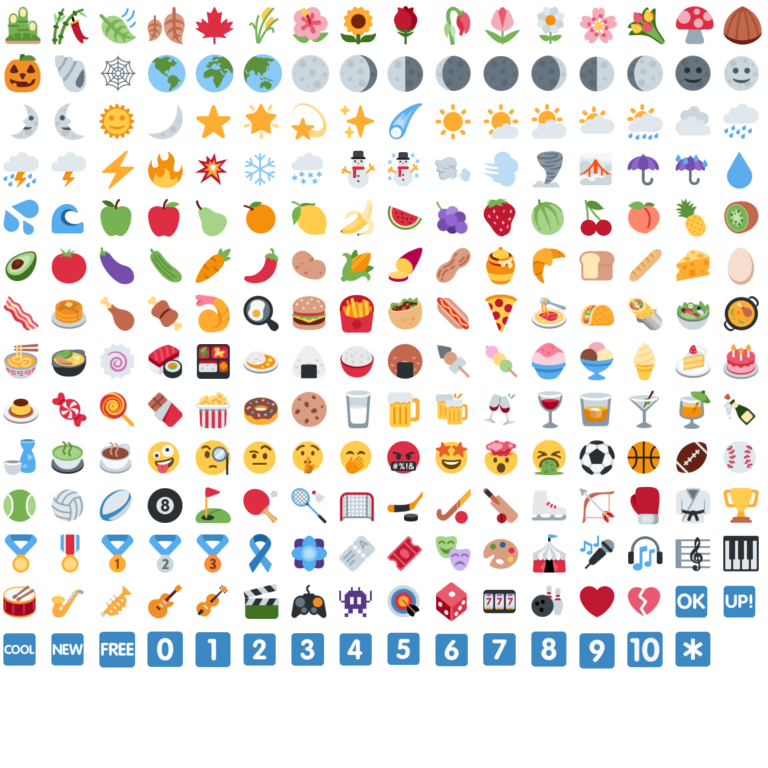
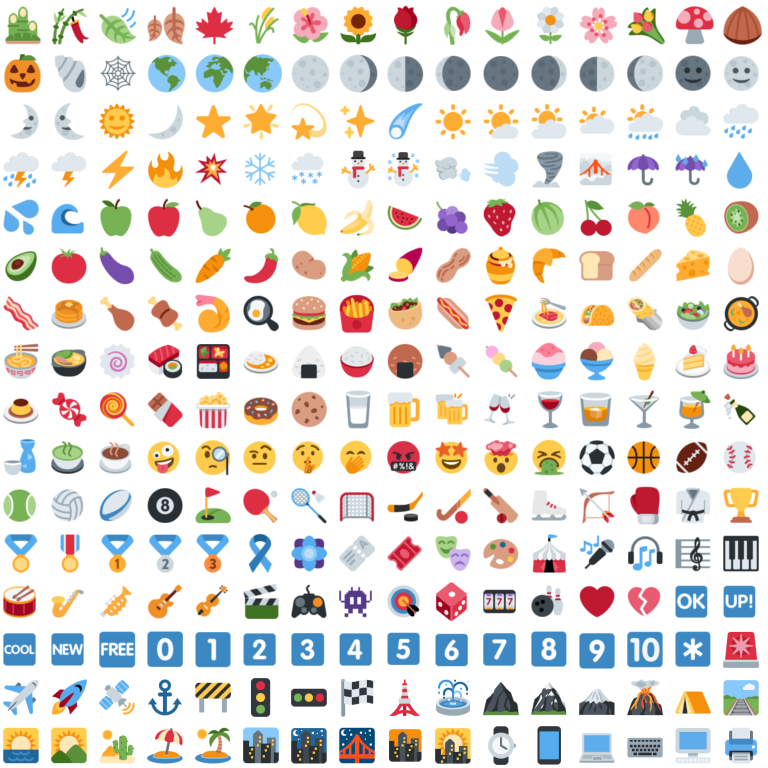
Revision of a layered 768 x 768 image; what changed, layer by layer:
added layer ":printer:" above ":desktop_computer:" over [725, 727, 758, 764]
added layer ":desktop_computer:" above ":keyboard:" over [675, 727, 711, 764]
added layer ":city_sunrise:" above ":bridge_at_night:" over [435, 728, 471, 764]
added layer ":bridge_at_night:" above ":night_with_stars:" over [339, 727, 375, 764]
added layer ":night_with_stars:" above ":cityscape:" over [291, 728, 327, 764]
added layer ":cityscape:" above ":desert_island:" over [243, 727, 279, 764]
added layer ":desert_island:" above ":beach_umbrella:" over [195, 727, 231, 764]
added layer ":beach_umbrella:" above ":desert:" over [147, 728, 183, 764]
added layer ":desert:" above ":sunrise_over_mountains:" over [99, 729, 135, 764]
added layer ":sunrise_over_mountains:" above ":sunrise:" over [51, 727, 87, 764]
added layer ":sunrise:" above ":railway_track:" over [3, 727, 39, 764]
added layer ":railway_track:" above ":tent:" over [723, 680, 759, 716]
added layer ":volcano:" above ":mount_fuji:" over [627, 679, 663, 716]
added layer ":mountain_snow:" above ":mountain:" over [531, 682, 567, 715]
added layer ":mountain:" above ":fountain:" over [483, 681, 519, 716]
added layer ":fountain:" above ":tokyo_tower:" over [436, 679, 471, 716]
added layer ":tokyo_tower:" above ":checkered_flag:" over [389, 679, 421, 716]
added layer ":checkered_flag:" above ":traffic_light:" over [340, 678, 374, 717]
added layer ":construction:" above ":anchor:" over [195, 682, 231, 713]
added layer ":anchor:" above ":artificial_satellite:" over [148, 679, 182, 716]
added layer ":artificial_satellite:" above ":rocket:" over [99, 680, 135, 715]
added layer ":rocket:" above ":airplane:" over [51, 679, 87, 715]
added layer ":airplane:" above ":rotating_light:" over [3, 680, 39, 716]
added layer ":rotating_light:" above ":asterisk:" over [723, 631, 760, 668]
…and 9 more changes (9 added)
